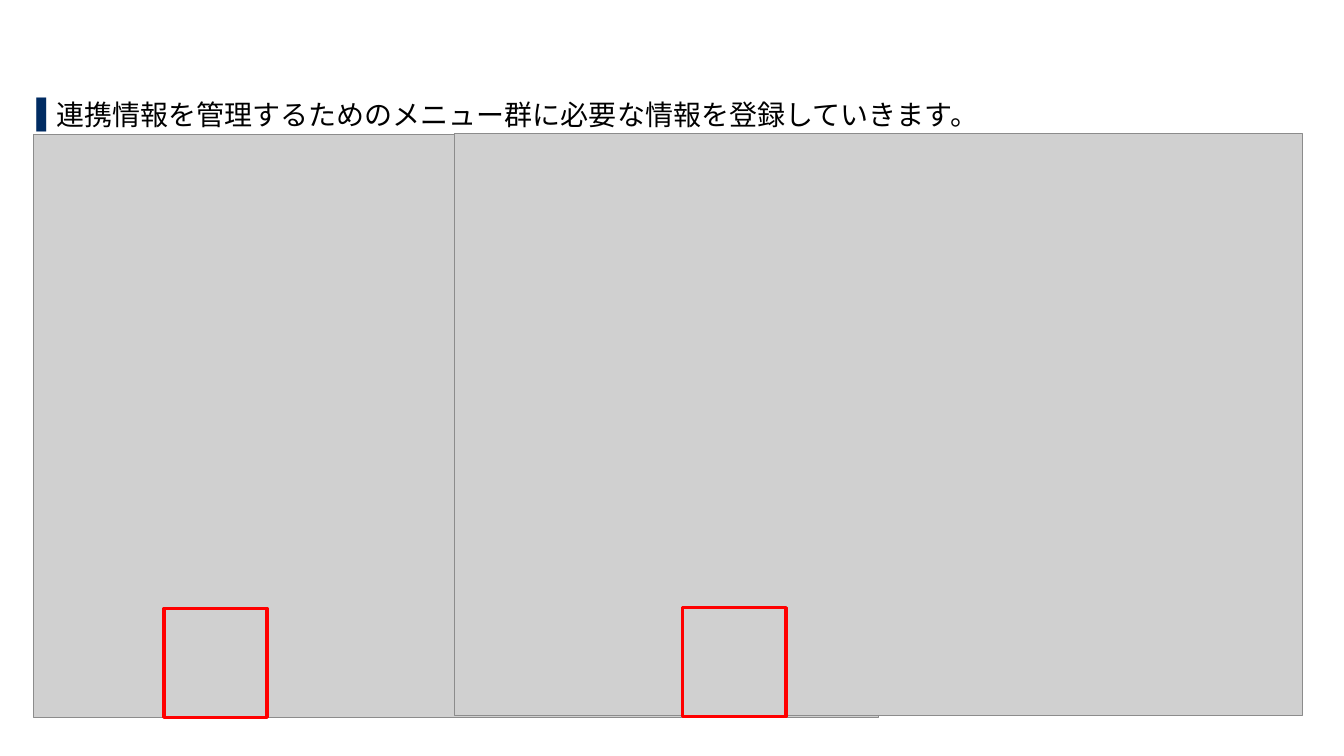
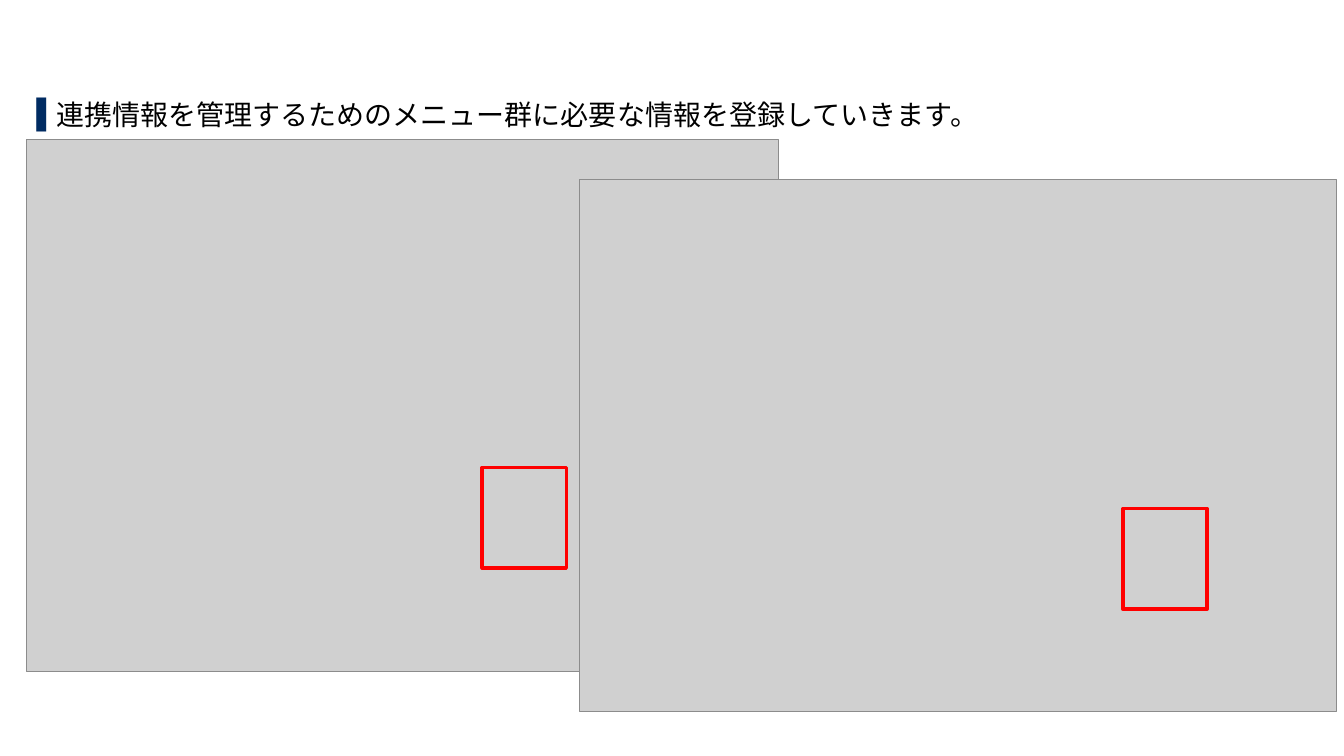
Before and after one commit to exastro-suite/SettingSamples-ServiceNow, a slide deck: slide 29 of docs/setting-samples-servicenow-install_ja.pptx. Drawn at 1344x756 pixels with LibreOffice and Linux fonts; fonts in the diff are those of the drawing; grey boxes stand for pictures; background and template pictures are left out. Boxes give left, top, right and bottom in pixels: in the first picture for what was removed or moved away, otherwise in the second. Text is boxed around its words. In the diff, an @@ line names an element or a change of style, - is before the commit and + after.

```diff
--- a/docs/setting-samples-servicenow-install_ja.pptx
+++ b/docs/setting-samples-servicenow-install_ja.pptx
@@ picture: place and size @@
-picture at <box>33,135,879,718</box>
+picture at <box>26,140,778,673</box>
@@ picture: place and size @@
-picture at <box>455,133,1303,716</box>
+picture at <box>580,179,1337,712</box>
@@ rectangle: place and size @@
-rectangle at <box>164,609,267,718</box>
+rectangle at <box>482,468,566,569</box>
@@ rectangle: place and size @@
-rectangle at <box>683,608,785,717</box>
+rectangle at <box>1123,509,1207,610</box>
```
Also in this commit, not shown: 3 other slides changed, 1 other file.
